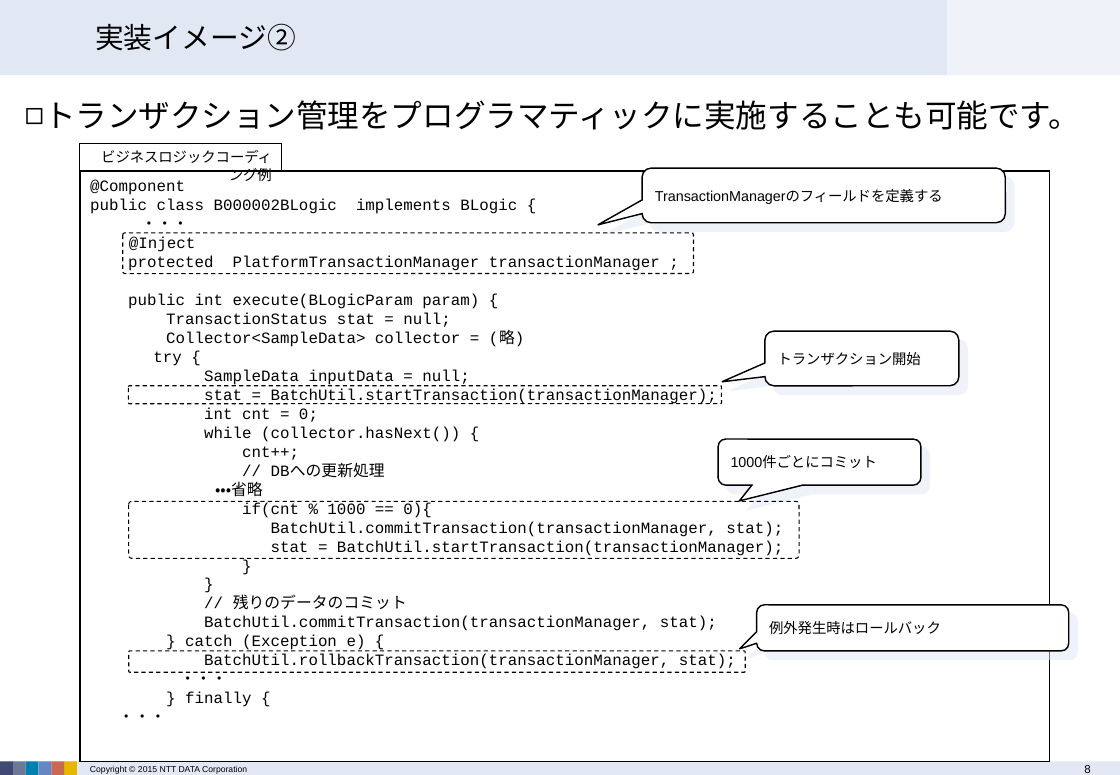
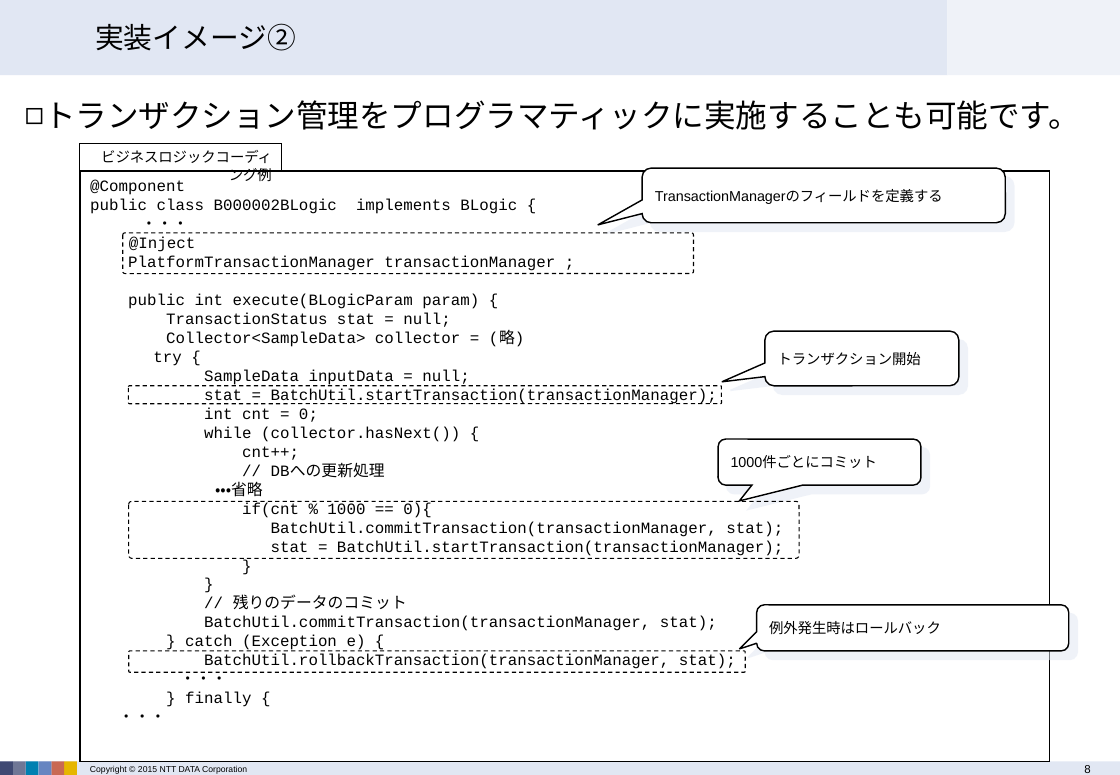
Before and after one commit to terasoluna-batch/terasoluna-doc, a slide deck: slide 8 of architecture/TERASOLUNA Batch Framework for Java Version 3.x 説明資料.pptx. Drawn at 1120x775 pixels with LibreOffice and Linux fonts; fonts in the diff are those of the drawing; background and template pictures are left out. Boxes give left, top, right and bottom in pixels: in the first picture for what was removed or moved away, otherwise in the second. Text is boxed around its words. In the diff, an @@ line names an element or a change of style, - is before the commit and + after.

```diff
--- a/architecture/TERASOLUNA Batch Framework for Java Version 3.x 説明資料.pptx
+++ b/architecture/TERASOLUNA Batch Framework for Java Version 3.x 説明資料.pptx
@@ text in rectangle at box(128, 256, 555, 271): text changed @@
-protected PlatformTransactionManager transactionManager ;
+PlatformTransactionManager transactionManager ;
```
Also in this commit, not shown: 4 other slides changed, 11 other files.
